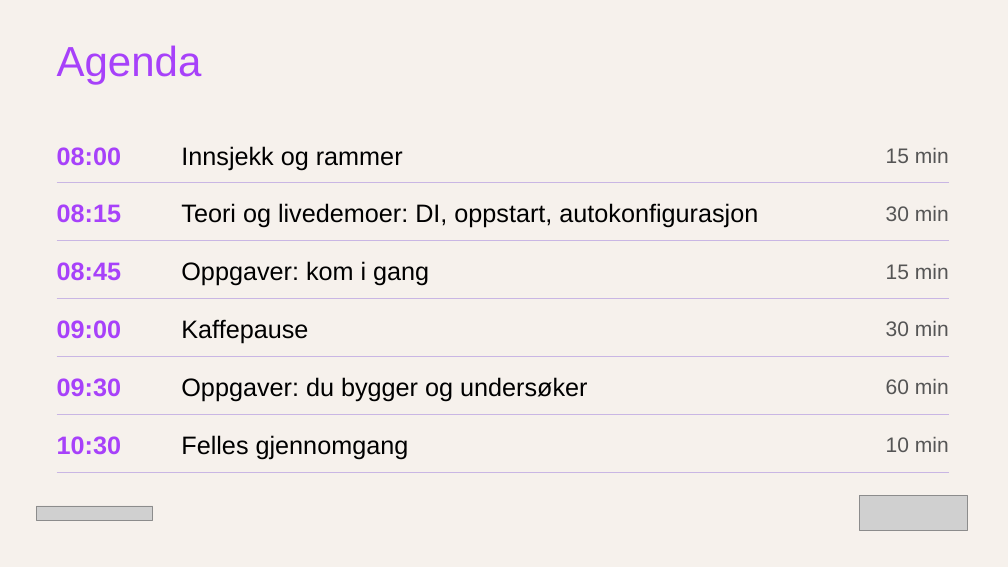
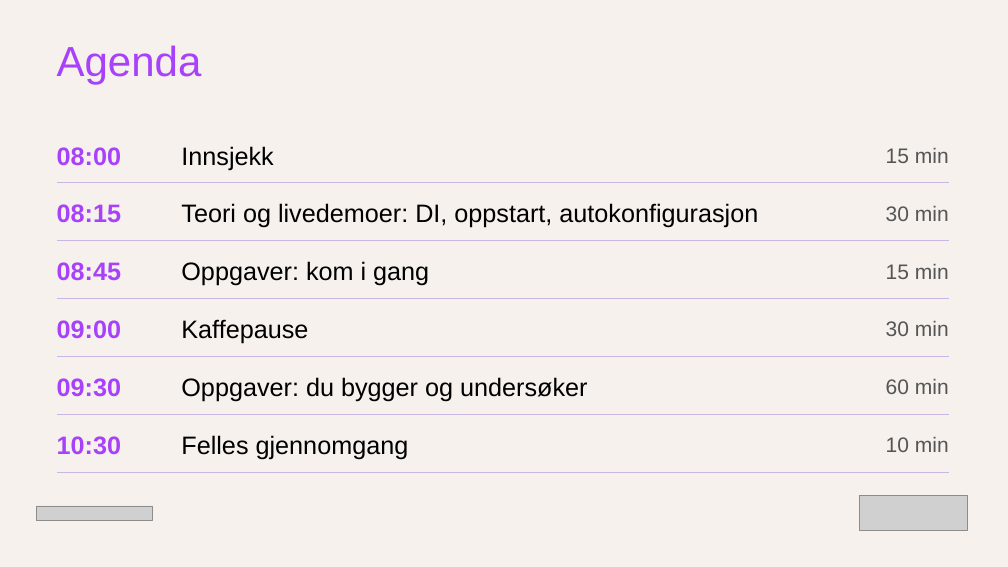
Before and after one commit to BrightsNO/brreg-spring-fall-26, a slide deck: slide 2 of materials/session1-slides.pptx. Drawn at 1008x567 pixels with LibreOffice and Linux fonts; fonts in the diff are those of the drawing; grey boxes stand for pictures. Boxes give left, top, right and bottom in pixels: in the first picture for what was removed or moved away, otherwise in the second. Text is boxed around its words. In the diff, an @@ line names an element or a change of style, - is before the commit and + after.

Commit message:
Minor text changes

```diff
--- a/materials/session1-slides.pptx
+++ b/materials/session1-slides.pptx
@@ text at (x1=181, y1=146, x2=273, y2=170): text changed @@
-Innsjekk og rammer
+Innsjekk
```
Also in this commit, not shown: 1 other slide changed.
